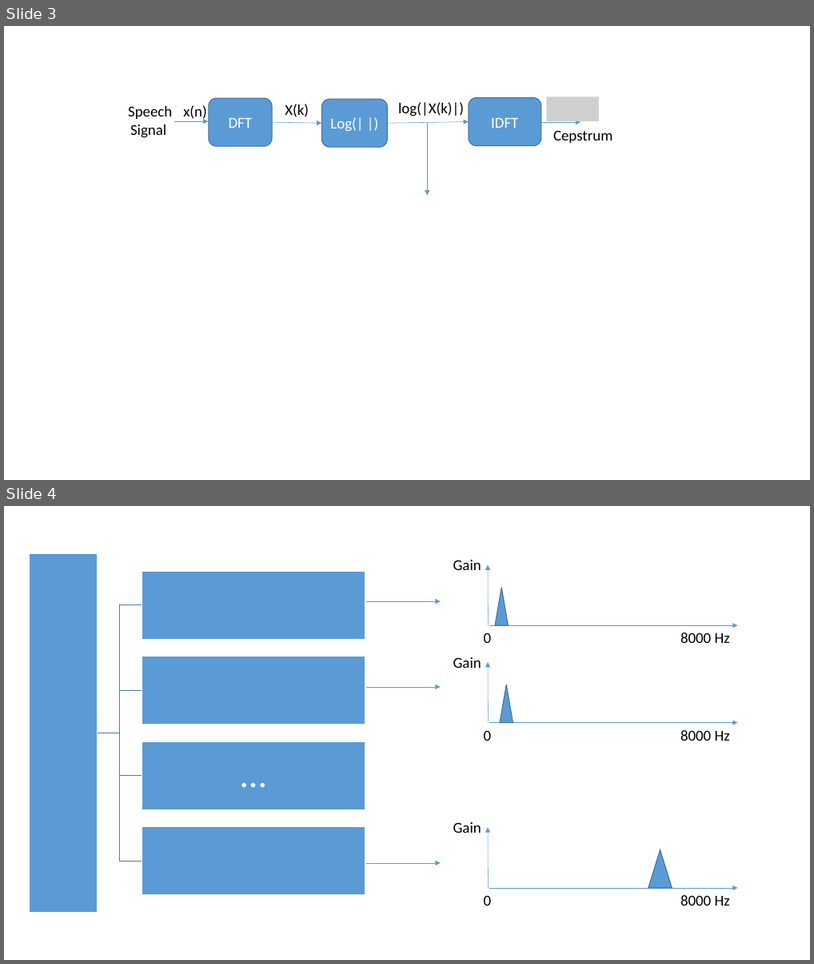
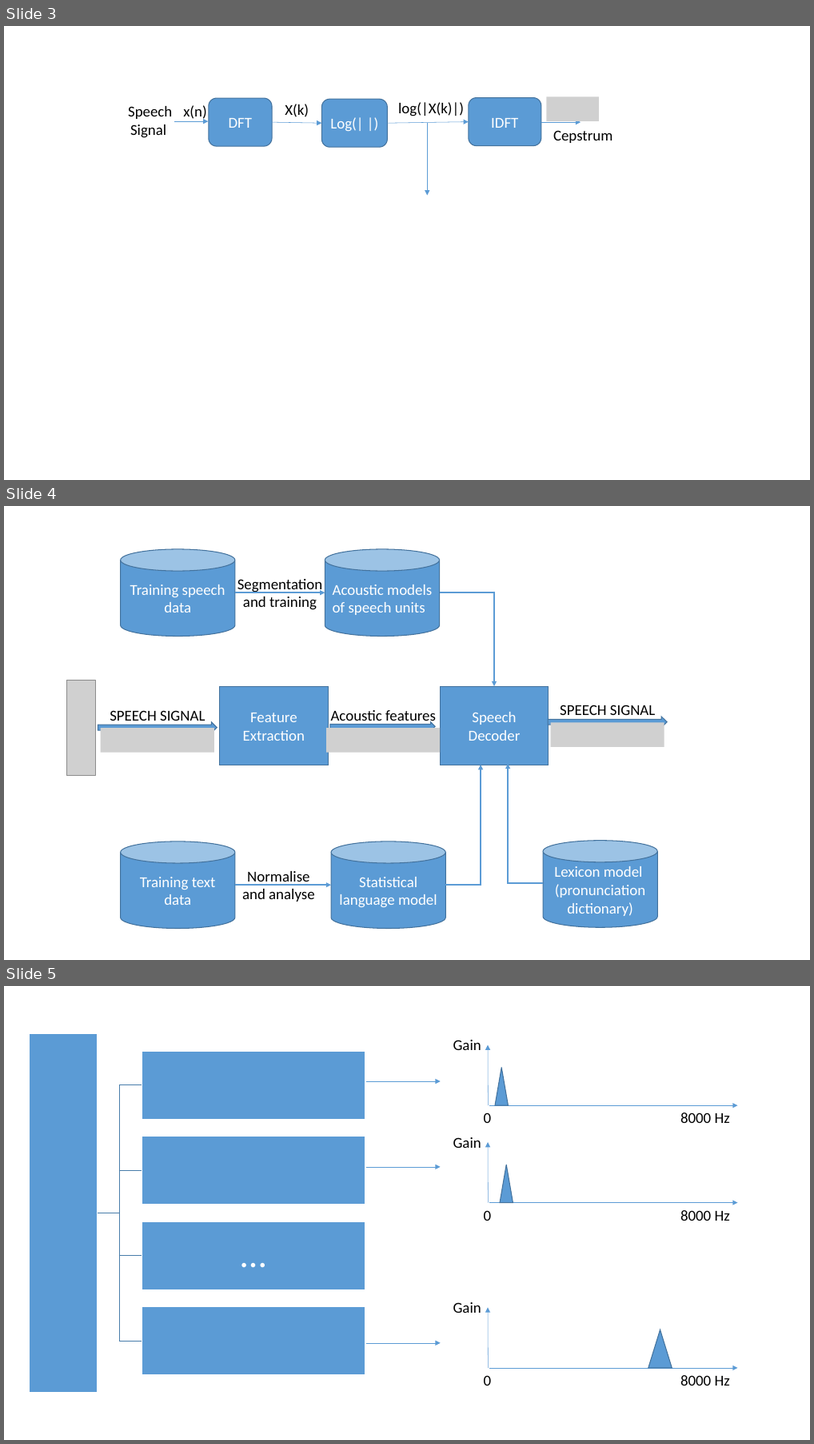
Before and after one commit to u1273400/thesis, a slide deck: thesis.pptx. Shown one above the other, each under a label of ours: slides 3 and 4 before the commit, slides 3, 4 and 5 after it. The pictures are 814x964 and 814x1444 pixels, drawn with LibreOffice and Linux fonts; fonts in the diff are those of the drawing; grey boxes stand for pictures. Boxes give left, top, right and bottom in pixels: in the first picture for what was removed or moved away, otherwise in the second. Text is boxed around its words. In the diff, an @@ line names an element or a change of style, - is before the commit and + after.

```diff
--- a/thesis.pptx
+++ b/thesis.pptx
@@ slide 4 added at <box>4,506,810,960</box>, background #FFFFFF @@
@@ cylinder added at <box>121,549,235,636</box>, fill #5B9BD5, outline #43739E 1 pt, 18 pt, text #FFFFFF @@
+Training speech data
@@ cylinder added at <box>326,549,439,636</box>, fill #5B9BD5, outline #43739E 1 pt, 18 pt, text #FFFFFF @@
+Acoustic models of speech units
@@ arrow added from (235, 592) to (326, 592), #5B9BD5 1.5 pt @@
@@ text added at <box>238,579,323,610</box>, 18 pt, text #000000 @@
+Segmentation
+and training
@@ elbow arrow added from (439, 592) to (494, 686), #5B9BD5 1.5 pt @@
@@ picture added at <box>67,680,96,776</box> @@
@@ rectangle added at <box>220,686,328,764</box>, fill #5B9BD5, outline #43739E 1 pt, 18 pt, text #FFFFFF @@
+Feature Extraction
@@ rectangle added at <box>440,686,549,764</box>, fill #5B9BD5, outline #43739E 1 pt, 18 pt, text #FFFFFF @@
+Speech Decoder
@@ text added at <box>110,710,205,725</box>, 18 pt, text #000000 @@
+SPEECH SIGNAL
@@ text added at <box>331,710,436,725</box>, 18 pt, text #000000 @@
+Acoustic features
@@ right arrow added at <box>549,716,668,728</box>, fill #5B9BD5, outline #43739E 1 pt @@
@@ text added at <box>560,704,655,720</box>, 18 pt, text #000000 @@
+SPEECH SIGNAL
@@ right arrow added at <box>98,722,217,733</box>, fill #5B9BD5, outline #43739E 1 pt @@
@@ picture added at <box>101,728,214,752</box> @@
@@ picture added at <box>326,728,440,752</box> @@
@@ right arrow added at <box>330,722,436,731</box>, fill #5B9BD5, outline #43739E 1 pt @@
@@ picture added at <box>551,723,665,747</box> @@
@@ elbow arrow added from (446, 884) to (481, 764), #5B9BD5 1.5 pt @@
@@ elbow arrow added from (543, 883) to (509, 764), #5B9BD5 1.5 pt @@
@@ cylinder added at <box>121,841,235,928</box>, fill #5B9BD5, outline #43739E 1 pt, 18 pt, text #FFFFFF @@
+Training text data
@@ cylinder added at <box>331,841,446,928</box>, fill #5B9BD5, outline #43739E 1 pt, 18 pt, text #FFFFFF @@
+Statistical language model
@@ cylinder added at <box>544,840,658,928</box>, fill #5B9BD5, outline #43739E 1 pt, 18 pt, text #FFFFFF @@
+Lexicon model (pronunciation dictionary)
@@ arrow added from (235, 884) to (331, 884), #5B9BD5 1.5 pt @@
@@ text added at <box>242,871,315,901</box>, 18 pt, text #000000 @@
+Normalise
+and analyse
@@ what was slide 4 is now slide 5 @@
```
Also in this commit, not shown: 3 other files.
